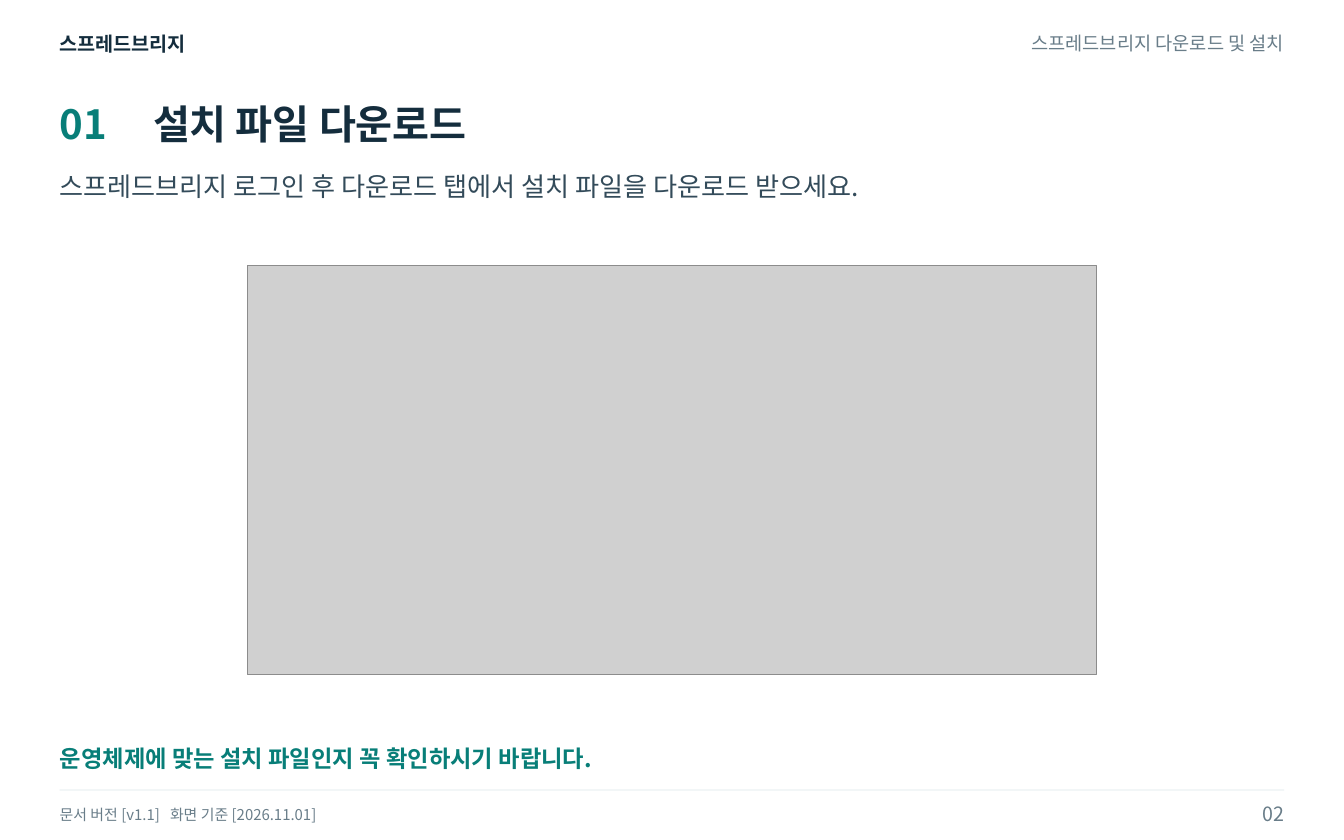
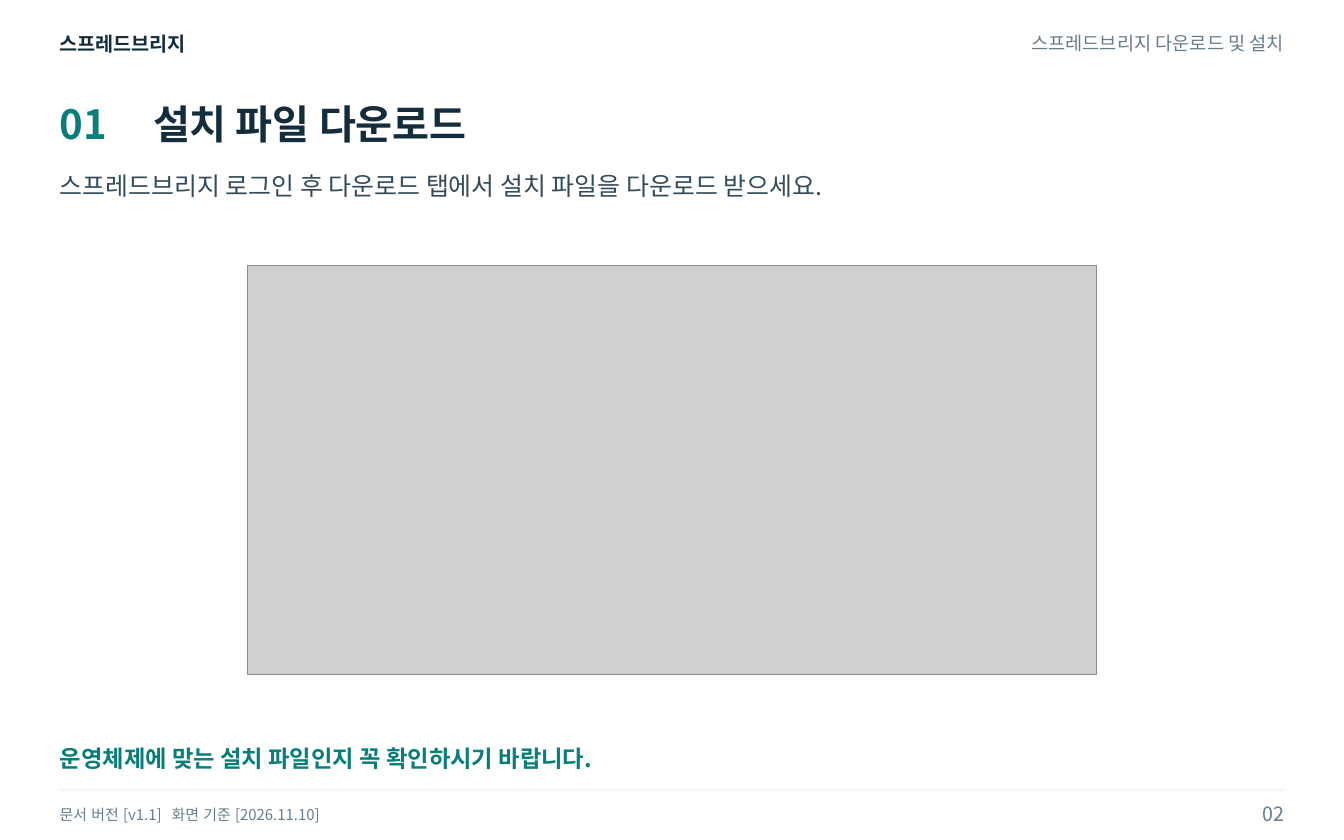
Before and after one commit to thespreadbridge/spreadbridge-frontend, a slide deck: slide 2 of public/manuals/v1.1/install/install-guide-v1.1.pptx. Drawn at 1344x840 pixels with LibreOffice and Linux fonts; fonts in the diff are those of the drawing; grey boxes stand for pictures. Boxes give left, top, right and bottom in pixels: in the first picture for what was removed or moved away, otherwise in the second. Text is boxed around its words. In the diff, an @@ line names an element or a change of style, - is before the commit and + after.

```diff
--- a/public/manuals/v1.1/install/install-guide-v1.1.pptx
+++ b/public/manuals/v1.1/install/install-guide-v1.1.pptx
@@ text "스프레드브리지 로그인 후 다운로드 탭에서 ..." at [60,174,822,197]: size 21 to 20 pt @@
@@ text at [60,807,320,823]: text changed @@
-문서 버전 [v1.1] 화면 기준 [2026.11.01]
+문서 버전 [v1.1] 화면 기준 [2026.11.10]
```
Also in this commit, not shown: 3 other slides changed, 1 slide added, 10 other files.
